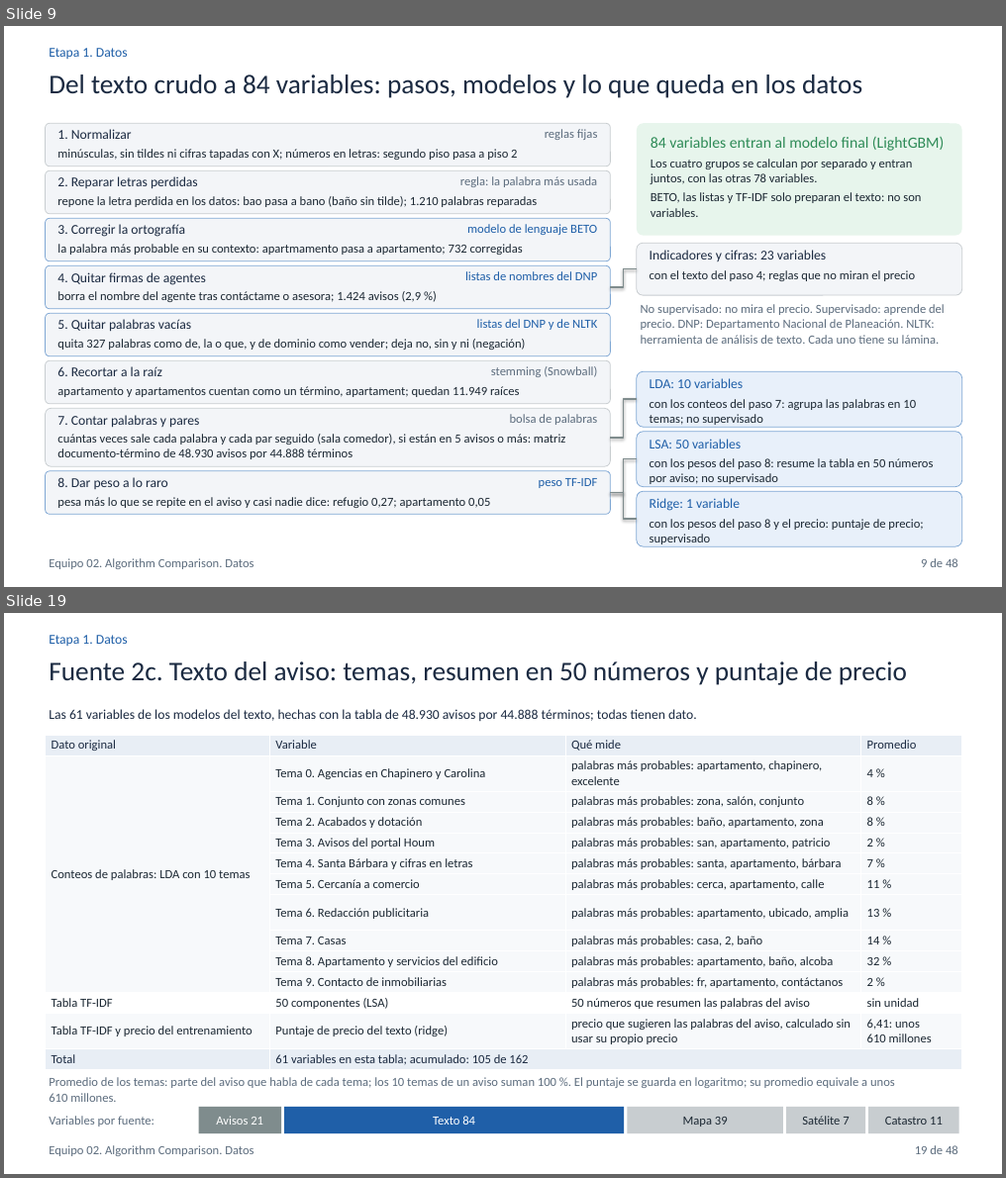
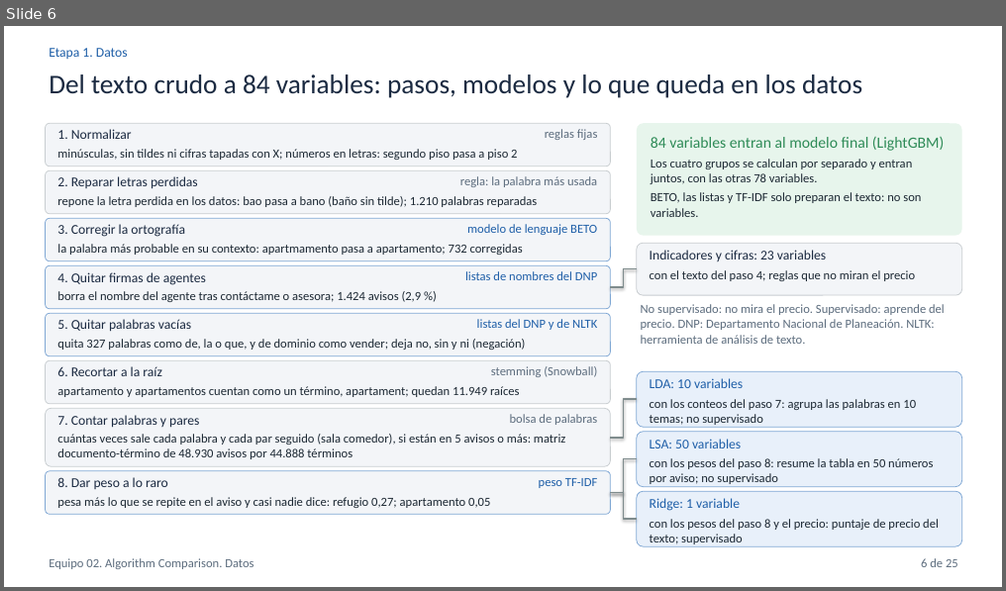
Before and after one commit to hsaguilera/BDML-PS03, a slide deck: 03_slides/compare_equipo_02.pptx. Shown one above the other, each under a label of ours: slides 9 and 19 before the commit, slide 6 after it; the slides between them are not shown. The pictures are 1006x1178 and 1006x591 pixels, drawn with LibreOffice and Linux fonts; fonts in the diff are those of the drawing. Boxes give left, top, right and bottom in pixels: in the first picture for what was removed or moved away, otherwise in the second. Text is boxed around its words. In the diff, an @@ line names an element or a change of style, - is before the commit and + after.

Commit message:
Reduce las presentaciones finales a 27 y 25 láminas para la exposición
Best Model Deep Dive queda con 27 láminas y Algorithm Comparison con 25,
con las cifras verificadas, las notas del orador recortadas para unos 20
minutos y el mapa de láminas del README actualizado. Los PDF de 03_slides
son los entregados.

```diff
--- a/03_slides/compare_equipo_02.pptx
+++ b/03_slides/compare_equipo_02.pptx
@@ slide 19 removed at (4,613,1002,1174), background #FFFFFF @@
@@ text removed at (49,635,128,646) @@
-Etapa 1. Datos
@@ text removed at (49,662,907,685) @@
-Fuente 2c. Texto del aviso: temas, resumen en 50 números y puntaje de precio
@@ text removed at (49,709,697,721) @@
-Las 61 variables de los modelos del texto, hechas con la tabla de 48.930 avisos por 44.888 términos; todas tienen dato.
@@ table removed at (46,735,962,1070), 14 rows, 4 columns @@
-Dato original | Variable | Qué mide | Promedio
-Conteos de palabras: LDA con 10 temas | Tema 0. Agencias en Chapinero y Carolina | palabras más probables: apartamento, chapinero, excelente | 4 %
- | Tema 1. Conjunto con zonas comunes | palabras más probables: zona, salón, conjunto | 8 %
- | Tema 2. Acabados y dotación | palabras más probables: baño, apartamento, zona | 8 %
- | Tema 3. Avisos del portal Houm | palabras más probables: san, apartamento, patricio | 2 %
- | Tema 4. Santa Bárbara y cifras en letras | palabras más probables: santa, apartamento, bárbara | 7 %
- | Tema 5. Cercanía a comercio | palabras más probables: cerca, apartamento, calle | 11 %
- | Tema 6. Redacción publicitaria | palabras más probables: apartamento, ubicado, amplia | 13 %
- | Tema 7. Casas | palabras más probables: casa, 2, baño | 14 %
- | Tema 8. Apartamento y servicios del edificio | palabras más probables: apartamento, baño, alcoba | 32 %
- | Tema 9. Contacto de inmobiliarias | palabras más probables: fr, apartamento, contáctanos | 2 %
-Tabla TF-IDF | 50 componentes (LSA) | 50 números que resumen las palabras del aviso | sin unidad
-Tabla TF-IDF y precio del entrenamiento | Puntaje de precio del texto (ridge) | precio que sugieren las palabras del aviso, calculado sin usar su propio precio | 6,41: unos 610 millones
-Total | 61 variables en esta tabla; acumulado: 105 de 162 |  | 
@@ text removed at (49,1077,895,1102) @@
-Promedio de los temas: parte del aviso que habla de cada tema; los 10 temas de un aviso suman 100 %. El puntaje se guarda en logaritmo; su promedio equivale a unos 610 millones.
@@ text removed at (49,1116,154,1127) @@
-Variables por fuente:
@@ rectangle removed at (199,1107,281,1134) @@
@@ text removed at (216,1116,263,1125) @@
-Avisos 21
@@ rectangle removed at (284,1107,624,1134) @@
@@ text removed at (433,1116,475,1125) @@
-Texto 84
@@ rectangle removed at (627,1107,783,1134) @@
@@ text removed at (683,1117,728,1127) @@
-Mapa 39
@@ rectangle removed at (786,1107,865,1134) @@
@@ text removed at (802,1116,848,1125) @@
-Satélite 7
@@ rectangle removed at (868,1107,959,1134) @@
@@ text removed at (885,1117,943,1125) @@
-Catastro 11
@@ text removed at (49,1146,253,1157) @@
-Equipo 02. Algorithm Comparison. Datos
@@ text removed at (915,1146,958,1155) @@
-19 de 48
@@ what was slide 9 is now slide 6 @@
@@ slide 6 changed as well @@
@@ text at (641,304,944,344): text changed @@
-No supervisado: no mira el precio. Supervisado: aprende del precio. DNP: Departamento Nacional de Planeación. NLTK: herramienta de análisis de texto. Cada uno tiene su lámina.
+No supervisado: no mira el precio. Supervisado: aprende del precio. DNP: Departamento Nacional de Planeación. NLTK: herramienta de análisis de texto.
@@ text at (649,519,939,545): text changed @@
-con los pesos del paso 8 y el precio: puntaje de precio; supervisado
+con los pesos del paso 8 y el precio: puntaje de precio del texto; supervisado
@@ text at (921,559,958,568): text changed @@
-9 de 48
+6 de 25
```
Also in this commit, not shown: 24 other slides changed, 22 other slides removed, 9 other files.
